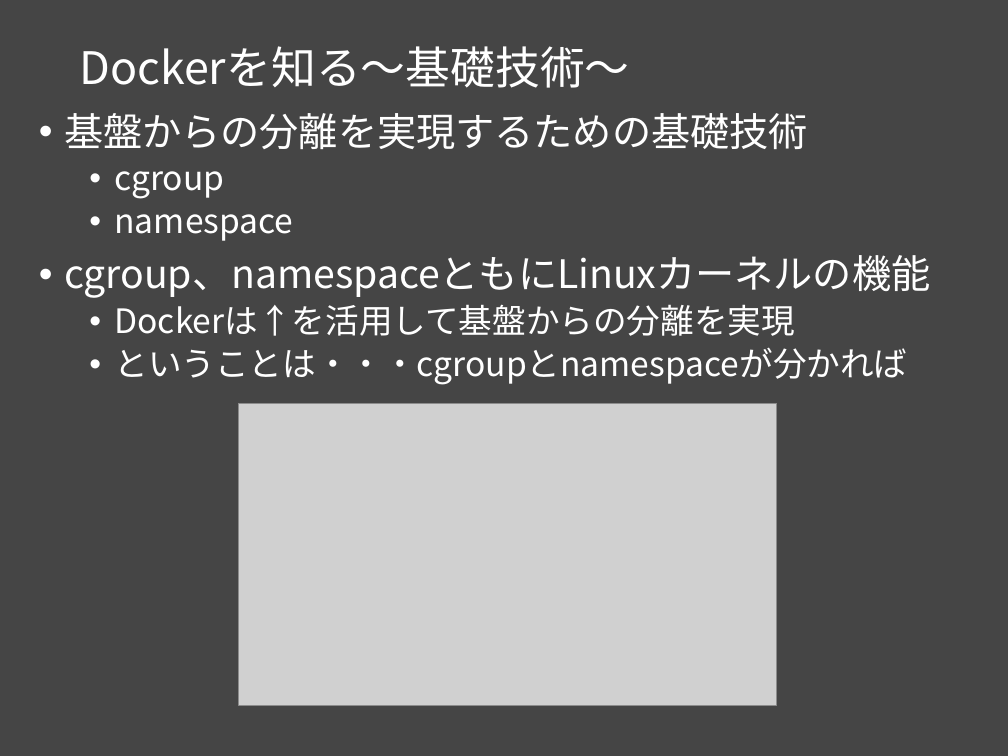
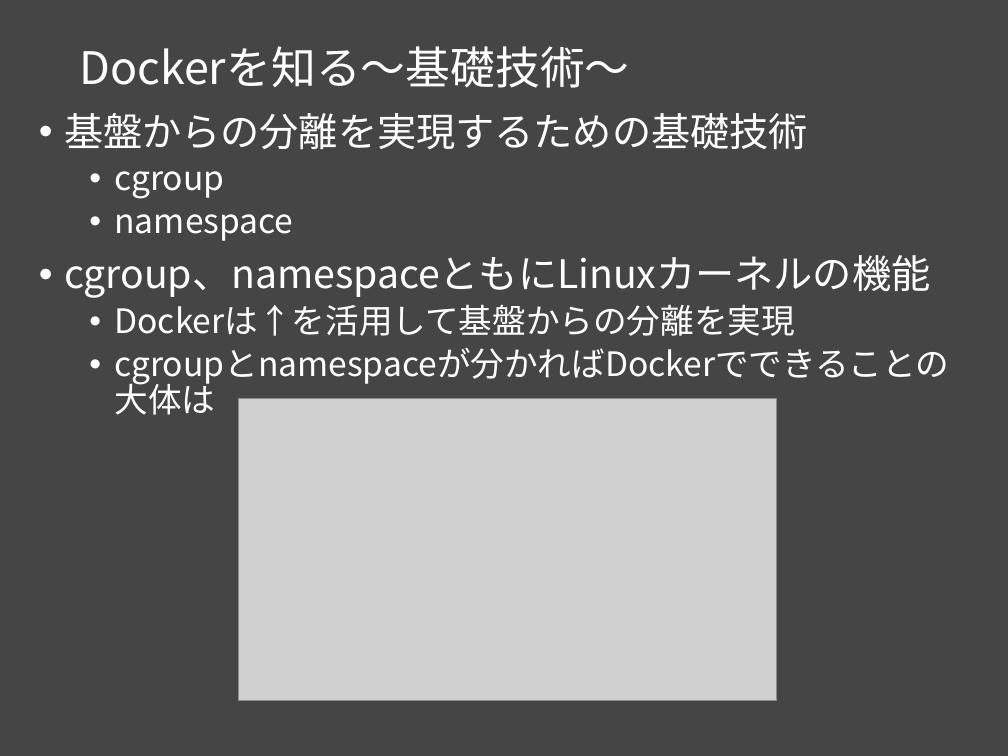
Before and after one commit to msntts/workshop_docker, a slide deck: slide 10 of docker勉強会Vol1.pptx (slide 11 before the commit). Drawn at 1008x756 pixels with LibreOffice and Linux fonts; fonts in the diff are those of the drawing; grey boxes stand for pictures. Boxes give left, top, right and bottom in pixels: in the first picture for what was removed or moved away, otherwise in the second. Text is boxed around its words. In the diff, an @@ line names an element or a change of style, - is before the commit and + after.

Commit message:
だいぶ作った。あとはネットワークとハンズオン

```diff
--- a/docker勉強会Vol1.pptx
+++ b/docker勉強会Vol1.pptx
@@ text at [114,347,907,385]: text changed @@
-  • ということは・・・cgroupとnamespaceが分かれば
+  • cgroupとnamespaceが分かればDockerでできることの大体は
@@ picture: place and size @@
-picture at [239,403,776,706]
+picture at [239,398,776,701]
```
Also in this commit, not shown: 7 other slides changed, 14 slides added, 1 slide removed.
